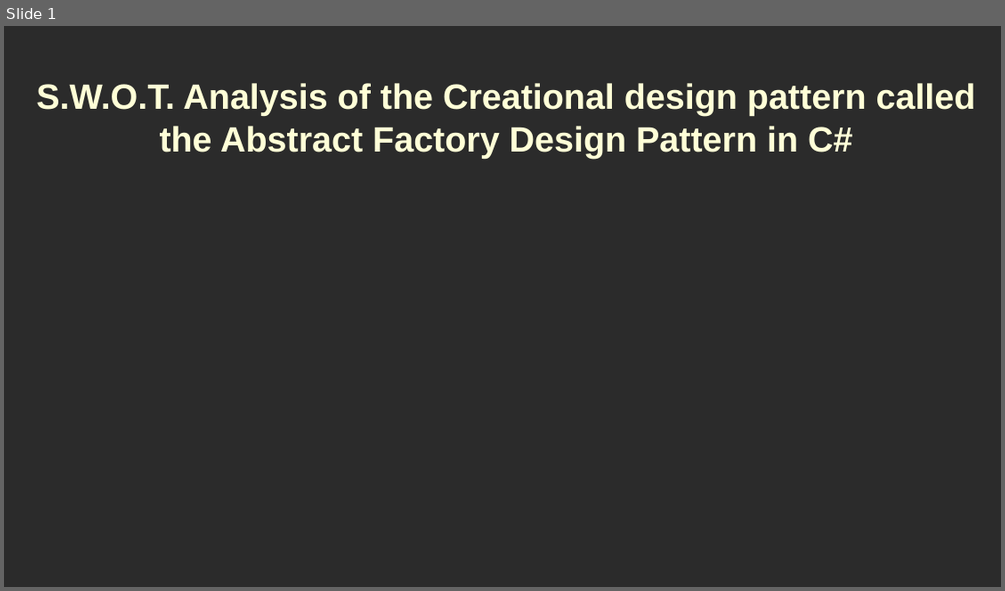
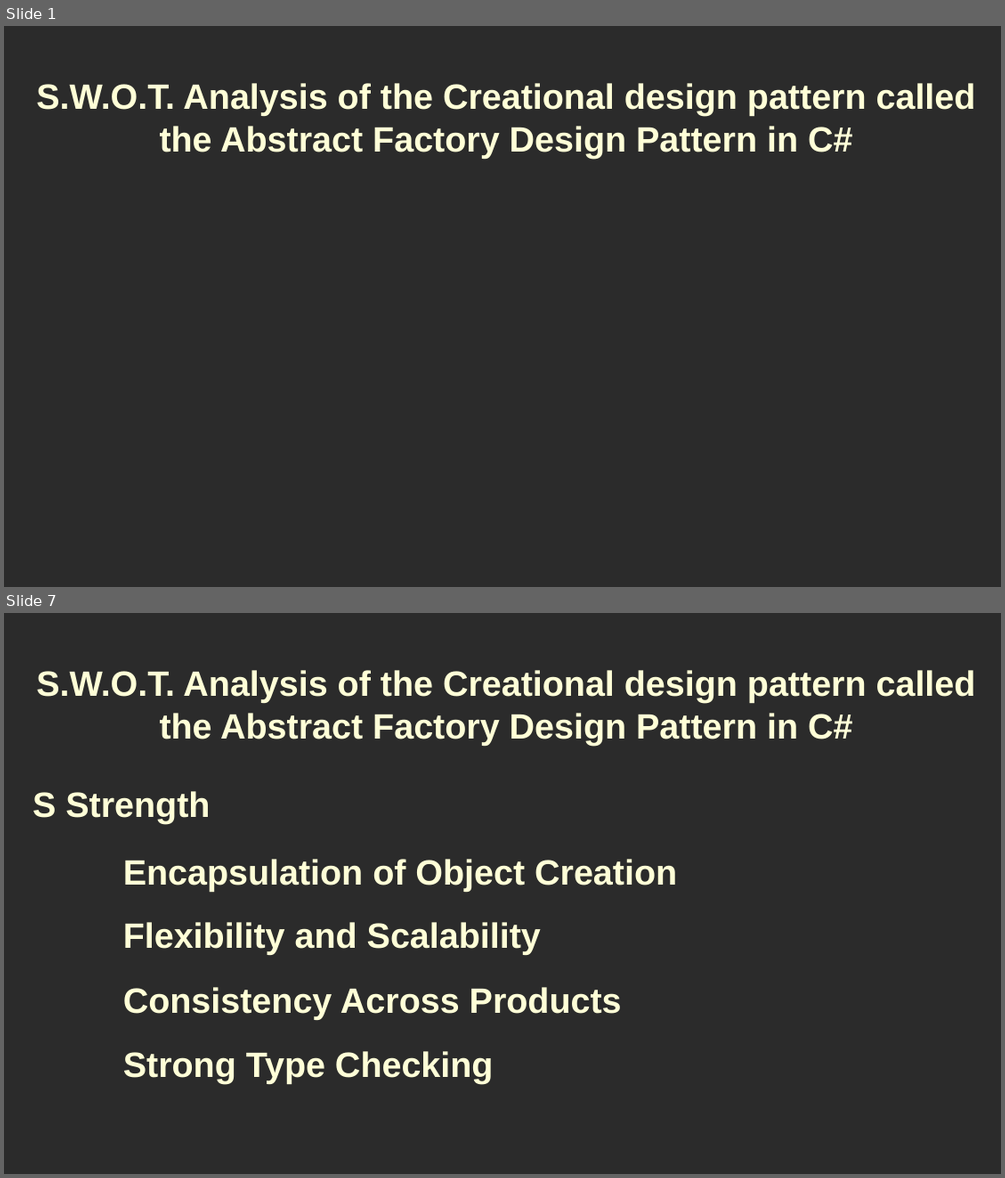
Before and after one commit to RayAndrade/CSharpStudy, a slide deck: Creational/AbstractFactory/swot/swot.odp. Shown one above the other, each under a label of ours: slide 1 before the commit, slides 1 and 7 after it; the slides between them are not shown. The pictures are 1005x591 and 1005x1178 pixels, drawn with LibreOffice and Linux fonts; fonts in the diff are those of the drawing; background and template pictures are left out; a plain dark background stands for a picture behind light text. Boxes give left, top, right and bottom in pixels: in the first picture for what was removed or moved away, otherwise in the second. Text is boxed around its words. In the diff, an @@ line names an element or a change of style, - is before the commit and + after.

```diff
--- a/Creational/AbstractFactory/swot/swot.odp
+++ b/Creational/AbstractFactory/swot/swot.odp
@@ slide 7 added at <box>4,613,1001,1174</box>, background picture (left out) @@
@@ title added at <box>36,670,976,745</box>, 28 pt, text #FFFFD7, bold @@
+S.W.O.T. Analysis of the Creational design pattern called the Abstract Factory Design Pattern in C#
@@ title added at <box>32,791,210,824</box>, 28 pt, text #FFFFD7, bold @@
+S Strength
@@ title added at <box>123,859,677,892</box>, 28 pt, text #FFFFD7, bold @@
+Encapsulation of Object Creation
@@ title added at <box>123,922,541,955</box>, 28 pt, text #FFFFD7, bold @@
+Flexibility and Scalability
@@ title added at <box>123,987,622,1020</box>, 28 pt, text #FFFFD7, bold @@
+Consistency Across Products
@@ title added at <box>123,1051,494,1084</box>, 28 pt, text #FFFFD7, bold @@
+Strong Type Checking
```
Also in this commit, not shown: 1 slide changed, 19 other slides added, 9 other files.
